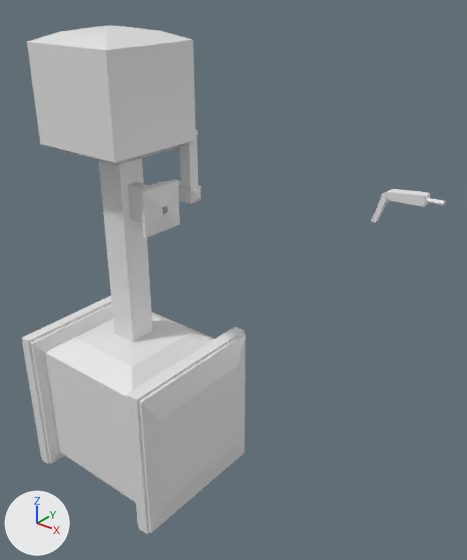
Renders of the Blender file The Project Files/Assets/Blender Models/robot.blend from each side of a commit.
Camera for both pictures: a 50 mm camera at (6.78, -5.95, 6.5) aimed at (1.49, 0.66, 2.4). Every picture has the same lights, and +X, +Y and +Z are marked at lower left.

The first picture shows 'Arm', 'Cube', 'body'.
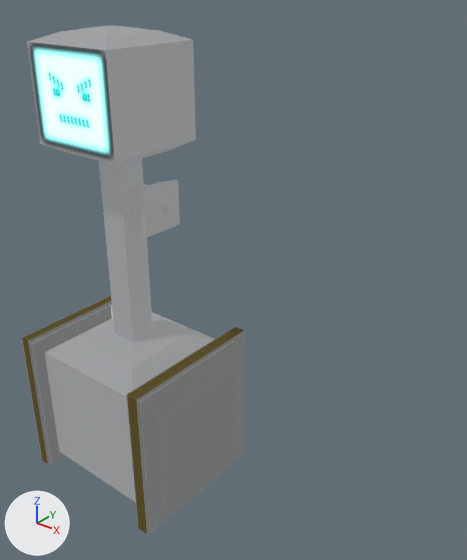
Patch to the scene script:
```diff
--- a/The Project Files/Assets/Blender Models/robot.blend.py
+++ b/The Project Files/Assets/Blender Models/robot.blend.py
@@ img_robotmattexture @@
+img_robotmattexture = load_image('robotMatTexture', 'robotMatTexture.png', 2048, 2048, 'sRGB')
@@ mat_robotmaterial @@
+mat_robotmaterial = bpy.data.materials.new('RobotMaterial')
+# uses the picture img_robotmattexture
@@ me_cube @@
 me_cube.from_pydata(...)  # 124 vertices, 122 faces; spans x -1.4..1.4, y -1.18..1.18, z -1.24..5.8
 # used by ob_body; location = (0.0, 0.0, 0.0)
-me_cube.materials.append(mat_material)  # white #e7e7e7
+# me_cube part 1: texture (UV) coordinates of 122 of 122 faces, centred in x -1.4..1.4, y -1.18..1.18, z -1.24..5.8, changed; they spanned u 0.12..0.88, v 0.0..1.0 and now span u 0.01..0.51, v 0.48..0.98
+me_cube.materials.append(mat_robotmaterial)
@@ me_cube_001 @@
 me_cube_001.from_pydata(...)  # 88 vertices, 89 faces; spans x 0.01..0.773, y -0.109..0.106, z -0.11..0.94
+me_cube_001.materials.append(mat_robotmaterial)
@@ me_cube_003_1 @@
+me_cube_003_1.from_pydata(...)  # 124 vertices, 122 faces; spans x -36.0..-27.2, y -11.3..15.9, z 36.5..86.7
+me_cube_003_1.materials.append(mat_robotmaterial)
@@ ob_arm @@
 ob_arm = bpy.data.objects.new('Arm', me_cube_001)
-ob_arm.location = (0.0, 0.76, 3.5)
+ob_arm.location = (0.0, 0.0, 0.0)
+ob_arm.rotation_euler = (1.571, 0.0, 0.0)  # degrees (90, 0, 0)
@@ ob_cube @@
-ob_cube = bpy.data.objects.new('Cube', me_cube_003)
-ob_cube.location = (0.87, 1.39, 3.41)
-ob_cube.rotation_euler = (1.571, 0.0, 1.571)  # degrees (90, 0, 90)
-ob_cube.scale = (0.0195, 0.0195, 0.0195)
@@ ob_gun @@
+ob_gun = bpy.data.objects.new('Gun', me_cube_003_1)
+ob_gun.location = (0.0, 0.0, 0.0)
+ob_gun.scale = (0.0195, 0.0195, 0.0195)
```

What differs and where, as boxes (x1, y1, x2, y2) in the pictures (467 x 560 px):
'body', recoloured, surface changed: (22, 25, 246, 534) in both
'Arm', recoloured, moved, turned (not visible afterwards): before (170, 130, 201, 204)
'Cube', deleted: before (371, 189, 446, 223)
'Gun', added: after (111, 305, 113, 319)
